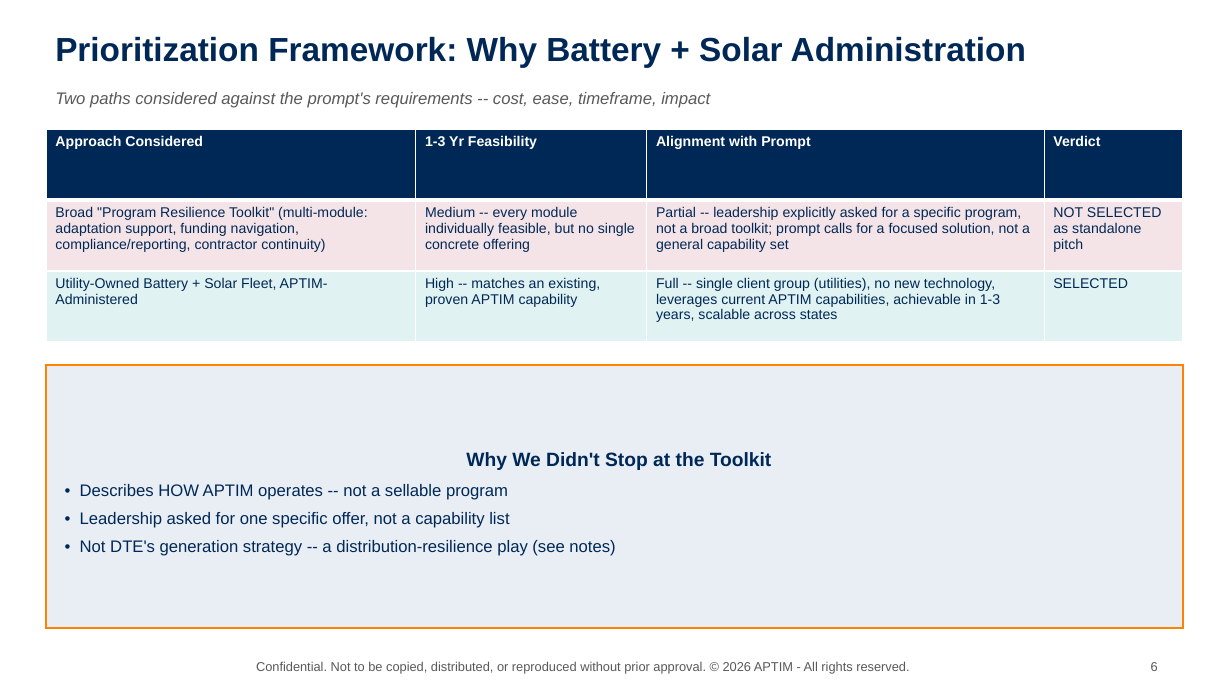
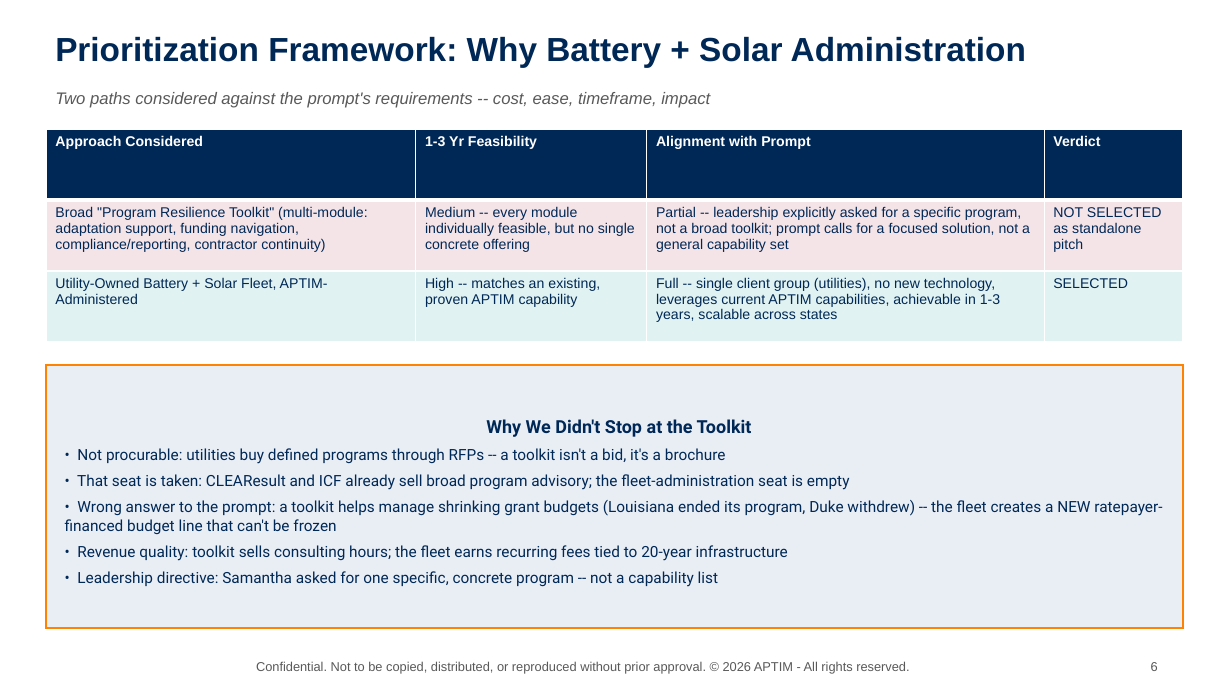
Before and after one commit to graseeuh/HERMES, a slide deck: slide 6 of Group_1_STRIVE_Presentation.pptx. Drawn at 1232x693 pixels with LibreOffice and Linux fonts; fonts in the diff are those of the drawing; background and template pictures are left out. Boxes give left, top, right and bottom in pixels: in the first picture for what was removed or moved away, otherwise in the second. Text is boxed around its words. In the diff, an @@ line names an element or a change of style, - is before the commit and + after.

```diff
--- a/Group_1_STRIVE_Presentation.pptx
+++ b/Group_1_STRIVE_Presentation.pptx
@@ text in rectangle at box(486, 419, 752, 437): size 15 to 14 pt, font Arial to Roboto in "Why We Didn't Stop at the Toolkit"; less space between paragraphs @@
@@ text in rectangle at box(65, 448, 1162, 587): text changed; size 13 to 12 pt; font Arial to Roboto @@
-• Describes HOW APTIM operates -- not a sellable program
-• Leadership asked for one specific offer, not a capability list
-• Not DTE's generation strategy -- a distribution-resilience play (see notes)
+• Not procurable: utilities buy defined programs through RFPs -- a toolkit isn't a bid, it's a brochure
+• That seat is taken: CLEAResult and ICF already sell broad program advisory; the fleet-administration seat is empty
+• Wrong answer to the prompt: a toolkit helps manage shrinking grant budgets (Louisiana ended its program, Duke withdrew) -- the fleet creates a NEW ratepayer-financed budget line that can't be frozen
+• Revenue quality: toolkit sells consulting hours; the fleet earns recurring fees tied to 20-year infrastructure
+• Leadership directive: Samantha asked for one specific, concrete program -- not a capability list
```
Also in this commit, not shown: 1 other slide changed.
